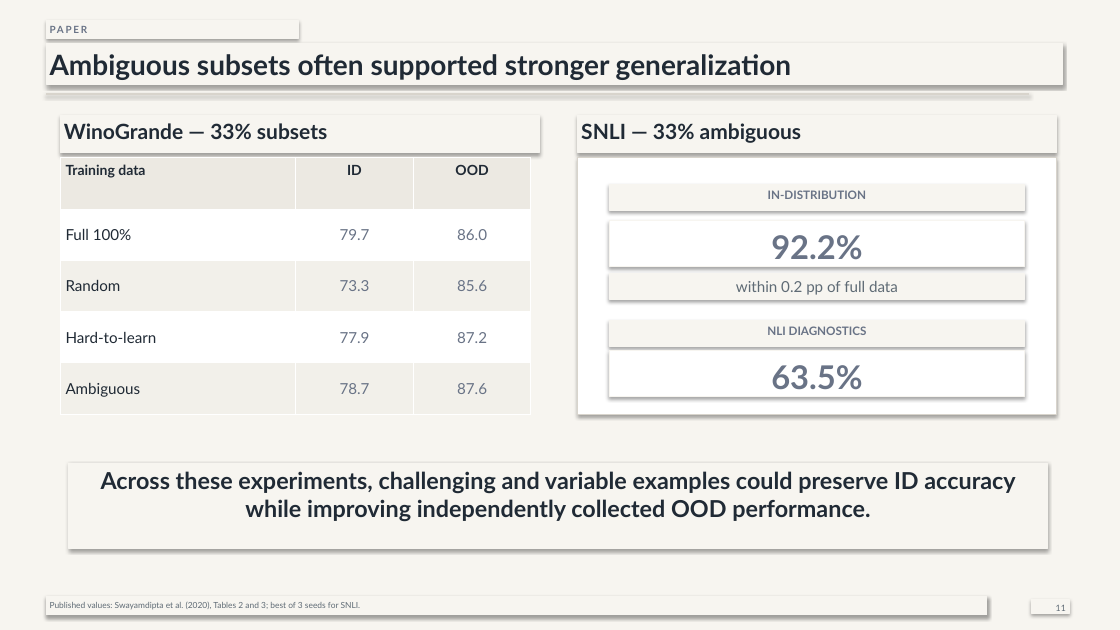
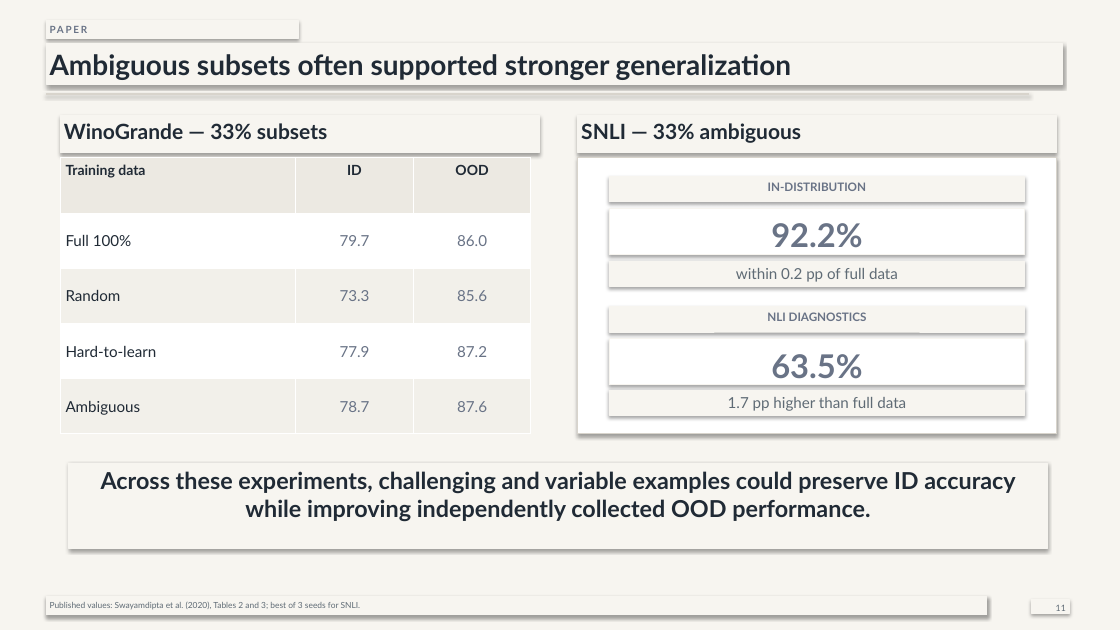
Before and after one commit to JuliaMazine/dataset-cartography-reproduction, a slide deck: slide 11 of presentation/dataset_cartography_reproduction.pptx. Drawn at 1120x630 pixels with LibreOffice and Linux fonts; fonts in the diff are those of the drawing. Boxes give left, top, right and bottom in pixels: in the first picture for what was removed or moved away, otherwise in the second. Text is boxed around its words. In the diff, an @@ line names an element or a change of style, - is before the commit and + after.

```diff
--- a/presentation/dataset_cartography_reproduction.pptx
+++ b/presentation/dataset_cartography_reproduction.pptx
@@ table: place and size @@
-table at [60, 158, 531, 414]
+table at [60, 158, 531, 434]
@@ rectangle: place and size @@
-rectangle at [578, 158, 1057, 414]
+rectangle at [578, 158, 1057, 434]
@@ rectangle "within 0.2 pp of full ...": place and size @@
-rectangle "within 0.2 pp of full ..." at [609, 274, 1025, 299]
+rectangle "within 0.2 pp of full ..." at [609, 261, 1025, 287]
@@ rectangle "NLI DIAGNOSTICS": place and size @@
-rectangle "NLI DIAGNOSTICS" at [609, 321, 1025, 346]
+rectangle "NLI DIAGNOSTICS" at [609, 307, 1025, 332]
@@ 3 rectangles: place and size @@
-3 rectangles at [609, 185, 1025, 397]
+3 rectangles at [609, 176, 1025, 385]
@@ rectangle added at [609, 390, 1025, 415], fill #F7F5F0, outline #F7F5F0 0.75 pt, 13 pt, text #5F6B75 @@
+1.7 pp higher than full data
```
Also in this commit, not shown: 7 other slides changed.
